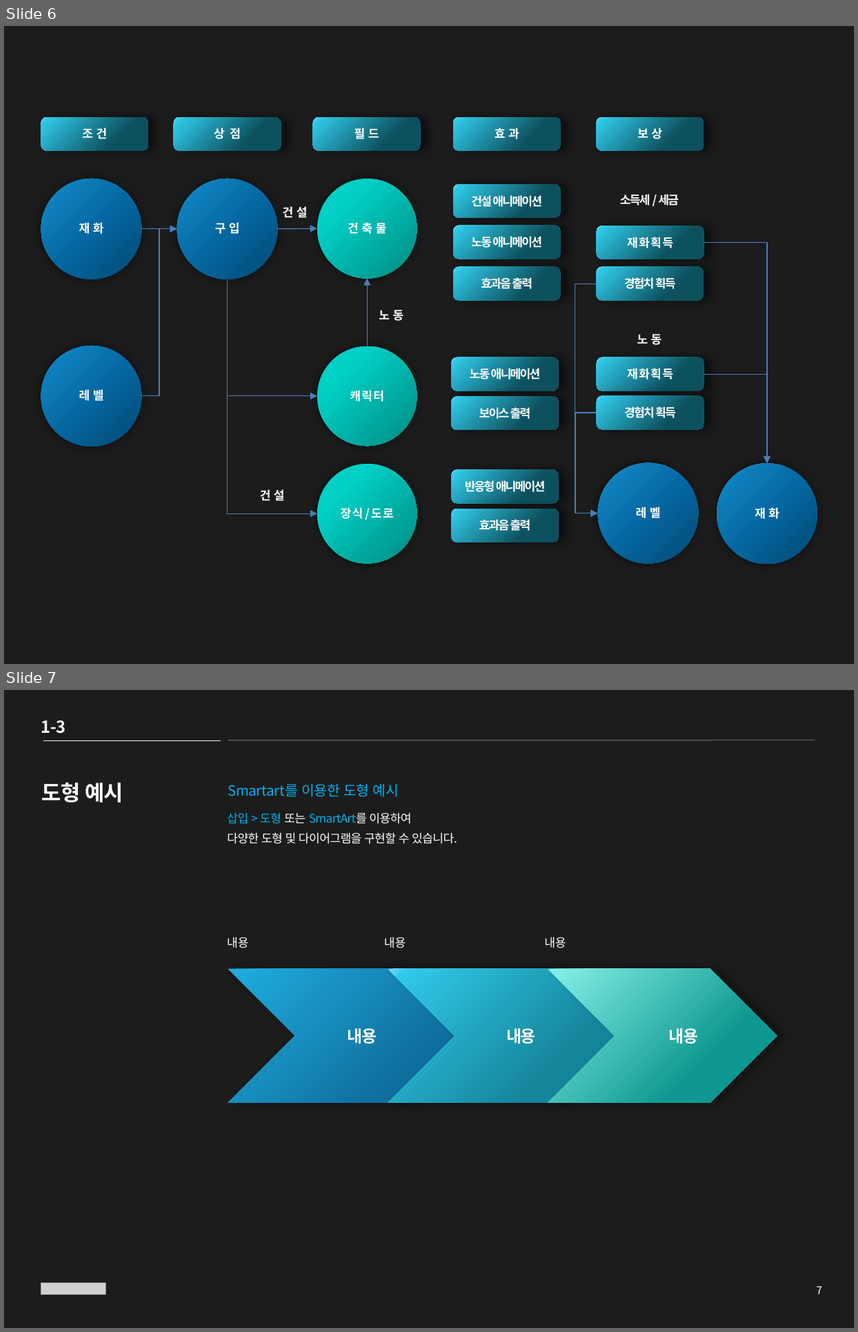
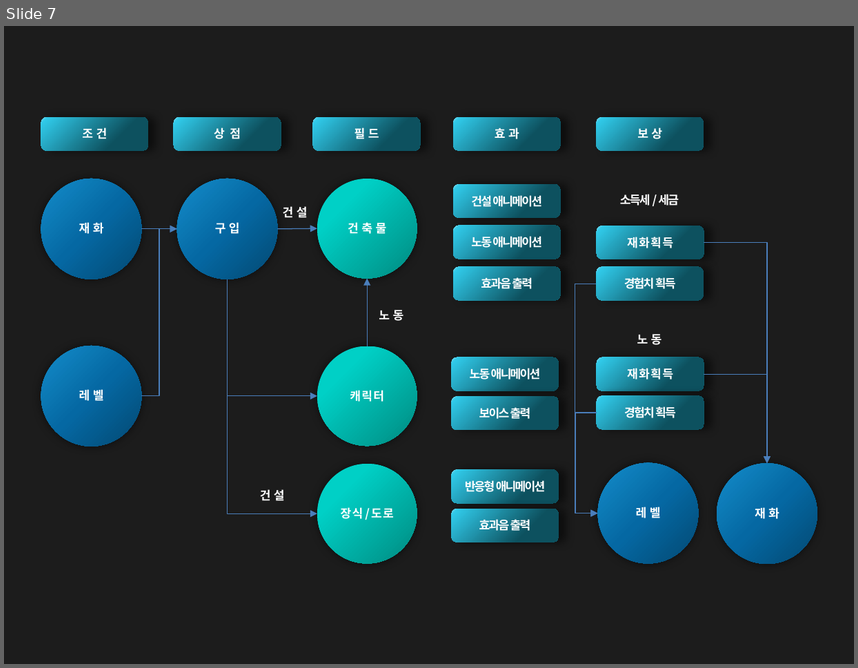
Before and after one commit to uknim2000/TIL, a slide deck: 003_게임기획서/참조자료/표.pptx. Shown one above the other, each under a label of ours: slides 6 and 7 before the commit, slide 7 after it. The pictures are 858x1332 and 858x668 pixels, drawn with LibreOffice and Linux fonts; fonts in the diff are those of the drawing; grey boxes stand for pictures. Boxes give left, top, right and bottom in pixels: in the first picture for what was removed or moved away, otherwise in the second. Text is boxed around its words. In the diff, an @@ line names an element or a change of style, - is before the commit and + after.

```diff
--- a/003_게임기획서/참조자료/표.pptx
+++ b/003_게임기획서/참조자료/표.pptx
@@ slide 7 removed at bbox=[4, 690, 854, 1328], background #1C1C1C @@
@@ text removed at bbox=[41, 720, 65, 733] @@
-1-3
@@ line removed from (43, 740) to (221, 740) @@
@@ line removed from (228, 740) to (815, 740) @@
@@ title removed at bbox=[42, 782, 123, 802] @@
-도형 예시
@@ text removed at bbox=[228, 784, 399, 797] @@
-Smartart를 이용한 도형 예시
@@ text removed at bbox=[227, 812, 457, 844] @@
-삽입 > 도형 또는 SmartArt를 이용하여
-다양한 도형 및 다이어그램을 구현할 수 있습니다.
@@ text removed at bbox=[227, 937, 248, 948] @@
-내용
@@ text removed at bbox=[384, 937, 406, 948] @@
-내용
@@ text removed at bbox=[544, 937, 566, 948] @@
-내용
@@ chevron removed at bbox=[228, 969, 472, 1103] @@
@@ chevron removed at bbox=[388, 969, 631, 1103] @@
@@ chevron removed at bbox=[548, 969, 777, 1103] @@
@@ text removed at bbox=[348, 1028, 377, 1043] @@
-내용
@@ text removed at bbox=[507, 1028, 536, 1043] @@
-내용
@@ text removed at bbox=[669, 1028, 698, 1043] @@
-내용
@@ picture removed at bbox=[41, 1283, 105, 1294] @@
@@ page number removed at bbox=[816, 1285, 822, 1294] @@
-7
@@ what was slide 6 is now slide 7 @@
```
Also in this commit, not shown: 3 slides added, 2 other slides removed, 9 other files.
